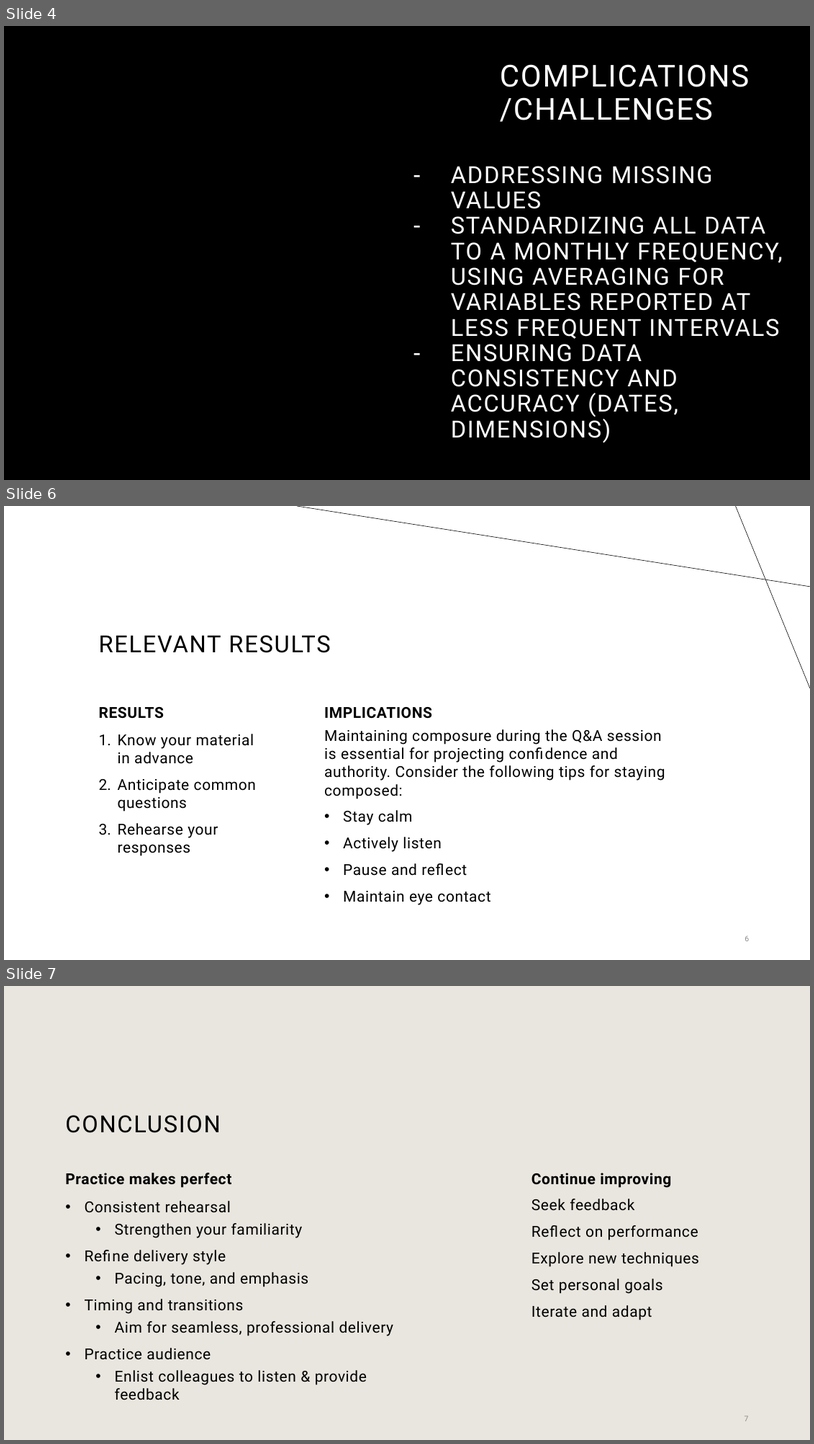
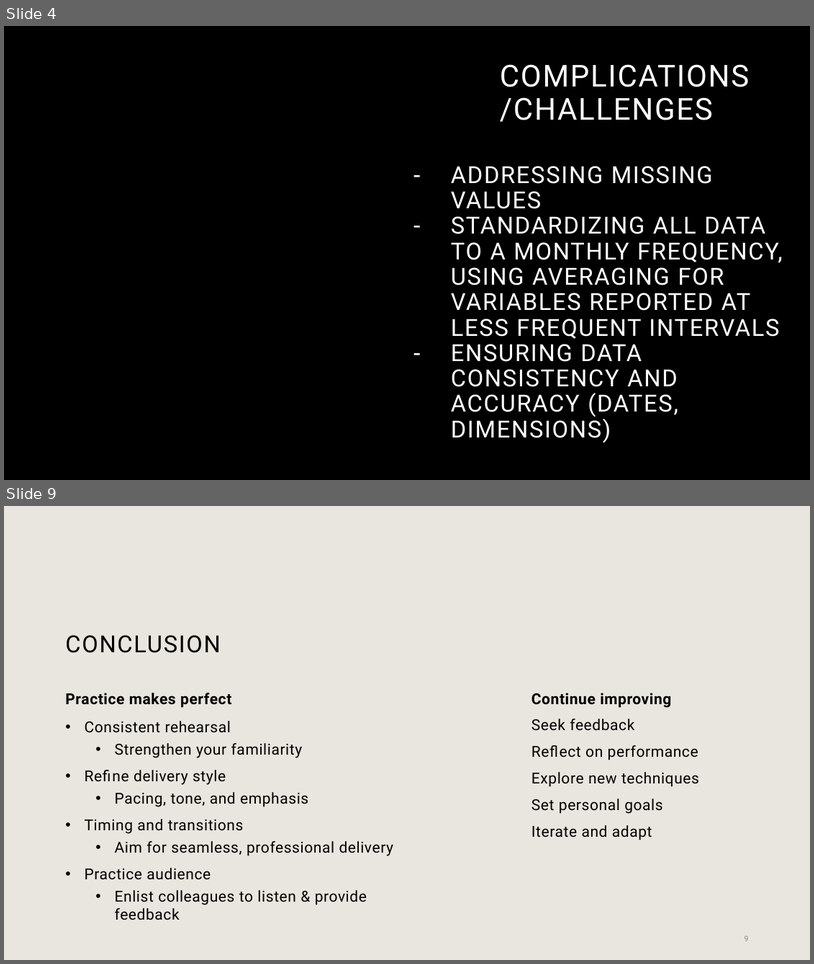
Before and after one commit to graciecakes4/ITEC621Project, a slide deck: ITEC621 Final Presentation.pptx. Shown one above the other, each under a label of ours: slides 4, 6 and 7 before the commit, slides 4 and 9 after it; the slides between them are not shown. The pictures are 814x1444 and 814x964 pixels, drawn with LibreOffice and Linux fonts; fonts in the diff are those of the drawing; background and template pictures are left out. Boxes give left, top, right and bottom in pixels: in the first picture for what was removed or moved away, otherwise in the second. Text is boxed around its words. In the diff, an @@ line names an element or a change of style, - is before the commit and + after.

```diff
--- a/ITEC621 Final Presentation.pptx
+++ b/ITEC621 Final Presentation.pptx
@@ slide 6 removed at <box>4,506,810,960</box>, background #FFFFFF @@
@@ line removed from (810, 587) to (297, 506) @@
@@ line removed from (736, 506) to (810, 688) @@
@@ title removed at <box>99,635,330,653</box> @@
-RELEVANT RESULTS
@@ text removed at <box>99,707,164,718</box> @@
-RESULTS
@@ text removed at <box>324,707,432,718</box> @@
-IMPLICATIONS
@@ text removed at <box>118,734,256,856</box> @@
-1. Know your material in advance
-2. Anticipate common questions
-3. Rehearse your responses
@@ text removed at <box>324,729,666,905</box> @@
-Maintaining composure during the Q&A session is essential for projecting confidence and authority. Consider the following tips for staying composed:
-  • Stay calm
-  • Actively listen
-  • Pause and reflect
-  • Maintain eye contact
@@ page number removed at <box>745,935,749,941</box> @@
-6
@@ what was slide 7 is now slide 9 @@
```
Also in this commit, not shown: 3 slides changed, 3 slides added, 4 other files.
